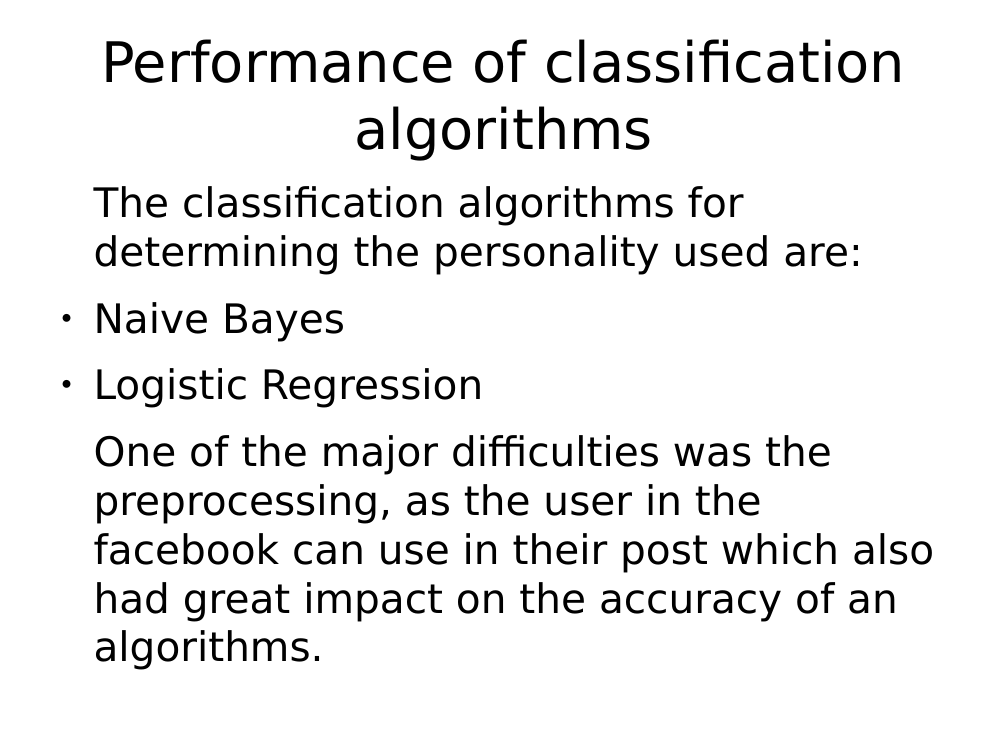
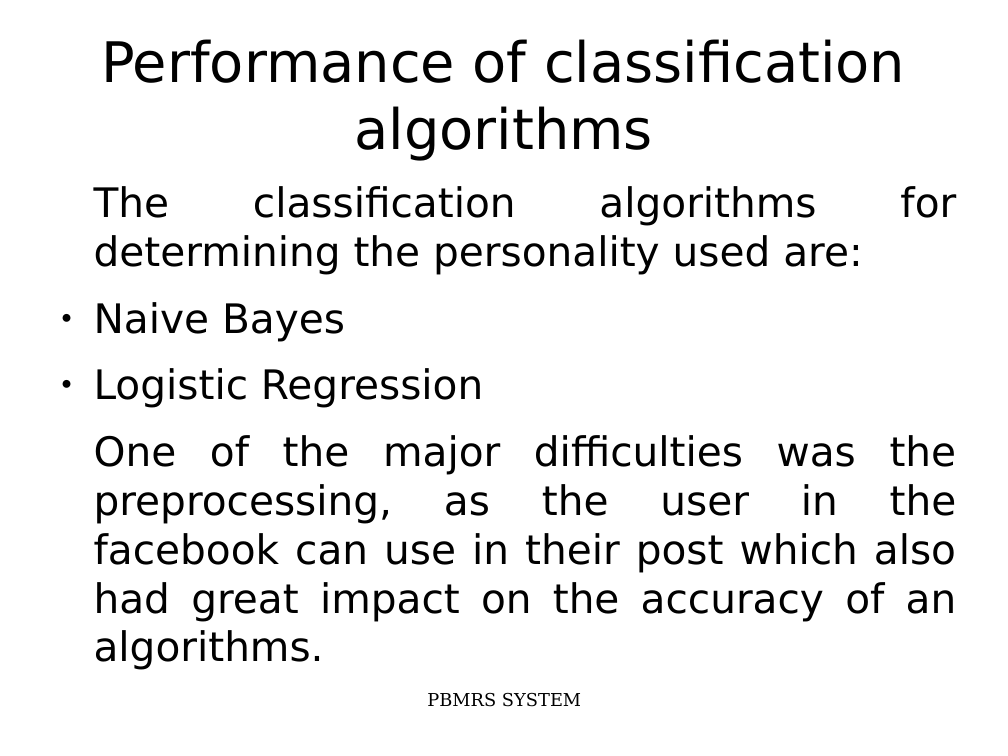
Before and after one commit to nbnbhattarai/ReportCollection, a slide deck: slide 5 of majorProjectSlides.odp. Drawn at 1008x756 pixels with LibreOffice and Linux fonts; fonts in the diff are those of the drawing. Boxes give left, top, right and bottom in pixels: in the first picture for what was removed or moved away, otherwise in the second. Text is boxed around its words. In the diff, an @@ line names an element or a change of style, - is before the commit and + after.

```diff
--- a/majorProjectSlides.odp
+++ b/majorProjectSlides.odp
@@ text "The classification algorithms for determining ..." at box(94, 186, 957, 621): alignment left to justified @@
@@ text added at box(427, 692, 581, 707), 14 pt, text #000000 @@
+PBMRS SYSTEM
```
Also in this commit, not shown: 9 other slides changed, 2 slides added, 2 slides removed, 9 other files.
